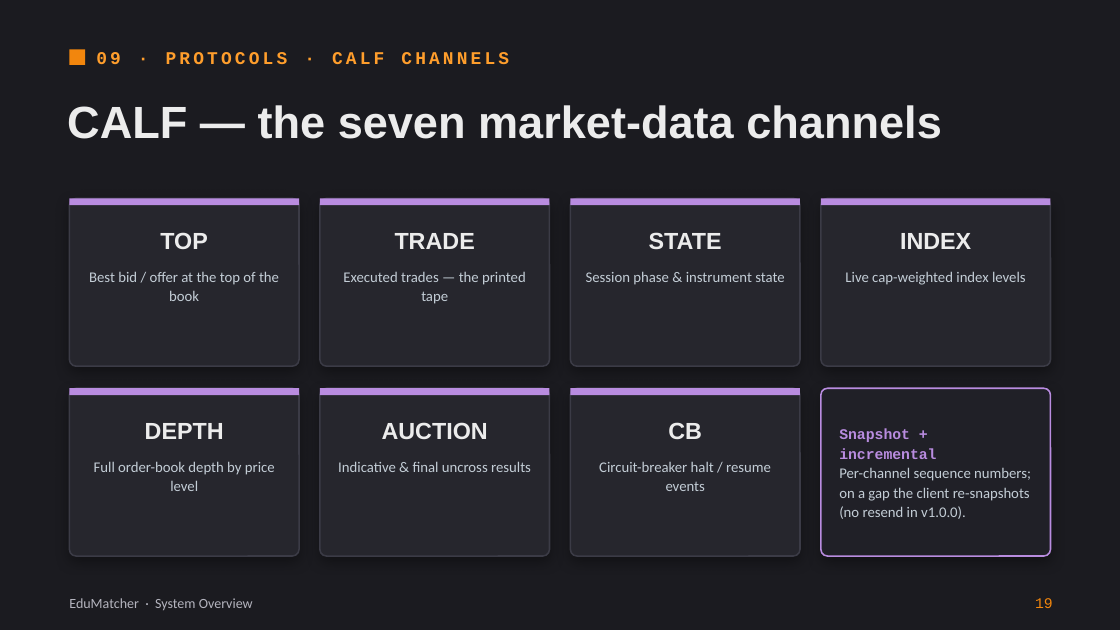
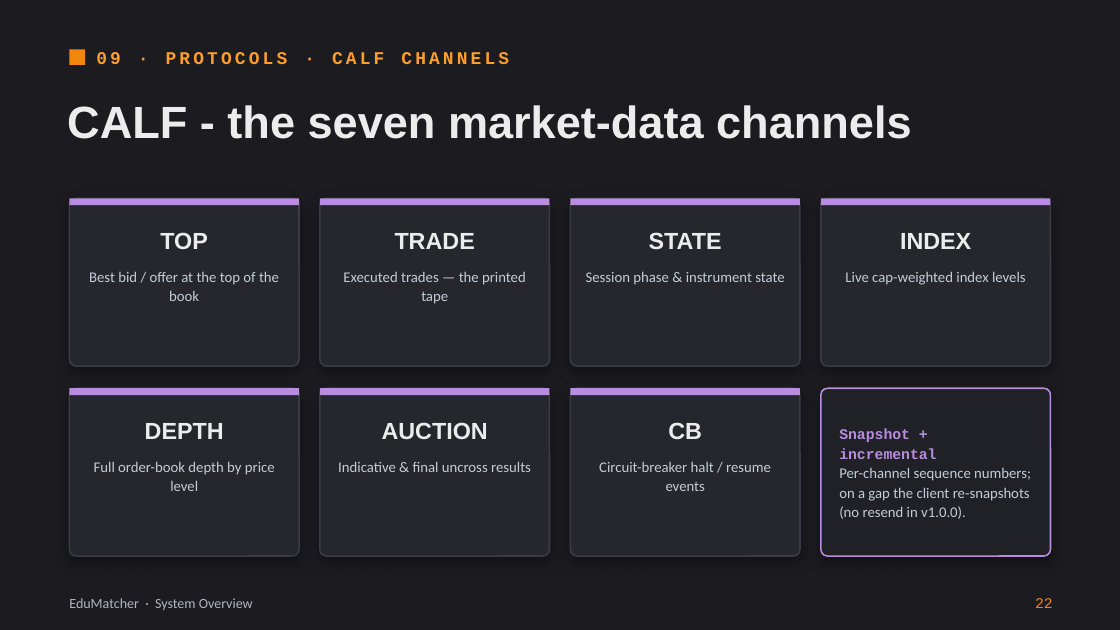
Before and after one commit to johan162/EduMatcher, a slide deck: slide 22 of docs/presentations/introduction-to-edumatcher.pptx (slide 19 before the commit). Drawn at 1120x630 pixels with LibreOffice and Linux fonts; fonts in the diff are those of the drawing. Boxes give left, top, right and bottom in pixels: in the first picture for what was removed or moved away, otherwise in the second. Text is boxed around its words. In the diff, an @@ line names an element or a change of style, - is before the commit and + after.

```diff
--- a/docs/presentations/introduction-to-edumatcher.pptx
+++ b/docs/presentations/introduction-to-edumatcher.pptx
@@ title at <box>67,105,911,139</box>: text changed @@
-CALF — the seven market-data channels
+CALF - the seven market-data channels
@@ text at <box>1035,598,1053,608</box>: text changed @@
-19
+22
```
Also in this commit, not shown: 29 other slides changed, 3 slides added.
